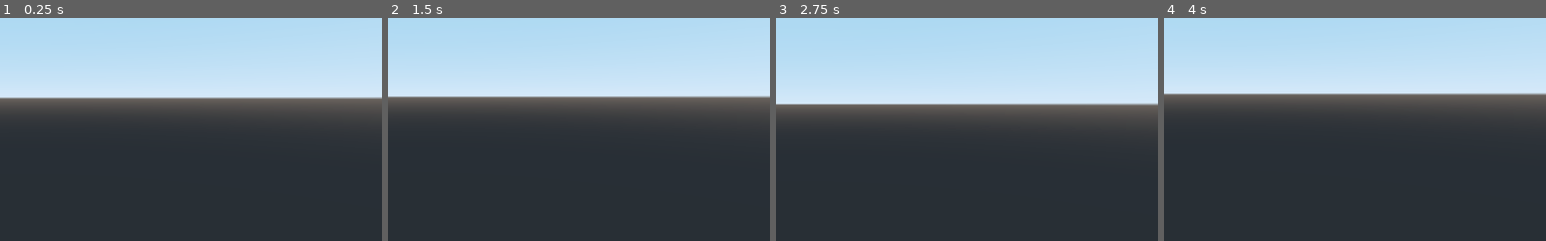
Above: before the commit, frames 1-4 (left to right).
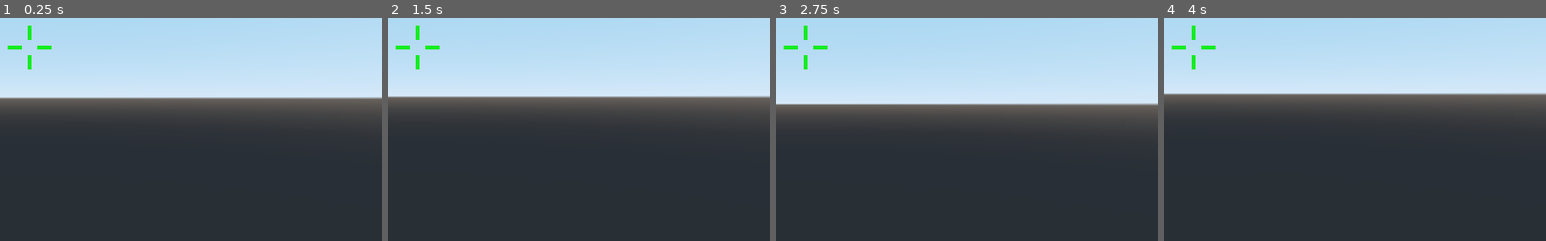
Above: after the commit, the same moments.

Repository: Joakimt04/Mannen-Offensive
Game: Godot game, scene res://World.tscn
Same seed, same stepped clock (60 frames per second), same inputs: the game is played once before the commit and once after it.
Inputs (mouse positions are % of the whole screen's width and height, from its top left):
- Up to frame 1 (0.25 s): no input
- Up to frame 2 (1.5 s): move the mouse to (55, 50) at 0.52 s; hold W (move_forward) from 0.53 s (still down); tap Space (jump) at 0.77 s; move the mouse to (45, 50) at 1.27 s
- Up to frame 3 (2.75 s): keep holding W (move_forward); tap Space (jump) at 1.52 s; tap Enter at 2 s; move the mouse to (52, 48) at 2.02 s
- Up to frame 4 (4 s): keep holding W (move_forward); tap Space (jump) at 2.75, 3.02, 3.77 s; move the mouse to (49, 52) at 2.77 s; tap Enter at 3.5 s; move the mouse to (57, 51) at 3.52 s
The pictures show only the part of the screen within x 46-96%, y 43-93%; the shares and areas given below are measured in that part.

The runs differ from the first frame. In frame 1, 0.3% of the frame differs, in the area x 2-14%, y 3-24%; in frame 2, 0.3%; in frame 3, 0.3%; in frame 4, 0.3%.

Commit message:
Began with the settings menu

Diff:
--- a/Player.tscn
+++ b/Player.tscn
@@ -25,3 +25,61 @@
 
 [node name="Camera" type="Camera" parent="Head"]
 transform = Transform( 1, 0, 0, 0, 0.987688, -0.156434, 0, 0.156434, 0.987688, 0, 0.93614, -0.0466088 )
+
+[node name="CanvasLayer" type="CanvasLayer" parent="Head/Camera"]
+
+[node name="ColorRect" type="ColorRect" parent="Head/Camera/CanvasLayer"]
+anchor_left = 0.5
+anchor_top = 0.5
+anchor_right = 0.5
+anchor_bottom = 0.5
+margin_left = -30.0
+margin_top = -2.5
+margin_right = -9.99997
+margin_bottom = 2.5
+color = Color( 0.0745098, 0.929412, 0.12549, 1 )
+__meta__ = {
+"_edit_use_anchors_": false
+}
+
+[node name="ColorRect2" type="ColorRect" parent="Head/Camera/CanvasLayer"]
+anchor_left = 0.5
+anchor_top = 0.5
+anchor_right = 0.5
+anchor_bottom = 0.5
+margin_left = 10.0
+margin_top = -2.5
+margin_right = 30.0
+margin_bottom = 2.5
+color = Color( 0.0745098, 0.929412, 0.12549, 1 )
+__meta__ = {
+"_edit_use_anchors_": false
+}
+
+[node name="ColorRect3" type="ColorRect" parent="Head/Camera/CanvasLayer"]
+anchor_left = 0.5
+anchor_top = 0.5
+anchor_right = 0.5
+anchor_bottom = 0.5
+margin_left = -2.49997
+margin_top = 10.0
+margin_right = 2.5
+margin_bottom = 30.0
+color = Color( 0.0745098, 0.929412, 0.12549, 1 )
+__meta__ = {
+"_edit_use_anchors_": false
+}
+
+[node name="ColorRect4" type="ColorRect" parent="Head/Camera/CanvasLayer"]
+anchor_left = 0.5
+anchor_top = 0.5
+anchor_right = 0.5
+anchor_bottom = 0.5
+margin_left = -2.49997
+margin_top = -30.0
+margin_right = 2.5
+margin_bottom = -10.0
+color = Color( 0.0745098, 0.929412, 0.12549, 1 )
+__meta__ = {
+"_edit_use_anchors_": false
+}
--- /dev/null
+++ b/Scripts/GlobalSettings.gd
@@ -0,0 +1,5 @@
+extends Node
+
+var mouse_sensitivity = 0.1
+var music_enabled : bool
+var music_volume : float
--- /dev/null
+++ b/SettingsMenu.tscn
@@ -0,0 +1,77 @@
+[gd_scene format=2]
+
+[node name="SettingsMenu" type="Control"]
+margin_right = 40.0
+margin_bottom = 40.0
+__meta__ = {
+"_edit_use_anchors_": false
+}
+
+[node name="Background" type="ColorRect" parent="."]
+anchor_left = 0.0237503
+anchor_right = 0.0237488
+margin_left = -0.950012
+margin_top = 0.950012
+margin_right = 1023.05
+margin_bottom = 600.95
+color = Color( 0.505882, 0.505882, 0.505882, 1 )
+__meta__ = {
+"_edit_use_anchors_": false
+}
+
+[node name="TabContainer" type="TabContainer" parent="."]
+margin_left = 0.650024
+margin_top = 1.20001
+margin_right = 504.65
+margin_bottom = 61.2
+__meta__ = {
+"_edit_use_anchors_": false
+}
+
+[node name="Video" type="Tabs" parent="TabContainer"]
+anchor_right = 1.0
+anchor_bottom = 1.0
+margin_left = 4.0
+margin_top = 32.0
+margin_right = -4.0
+margin_bottom = -4.0
+
+[node name="MarginContainer" type="MarginContainer" parent="TabContainer/Video"]
+margin_top = 39.0
+margin_right = 993.0
+margin_bottom = 515.0
+__meta__ = {
+"_edit_use_anchors_": false
+}
+
+[node name="GridContainer" type="GridContainer" parent="TabContainer/Video/MarginContainer"]
+margin_right = 993.0
+margin_bottom = 476.0
+
+[node name="Display mode" type="Label" parent="TabContainer/Video/MarginContainer/GridContainer"]
+margin_right = 96.0
+margin_bottom = 14.0
+text = "Display mode"
+percent_visible = -0.0909091
+
+[node name="OptionButton" type="OptionButton" parent="TabContainer/Video/MarginContainer/GridContainer"]
+margin_top = 18.0
+margin_right = 96.0
+margin_bottom = 38.0
+text = "Windowed"
+
+[node name="Audio" type="Tabs" parent="TabContainer"]
+anchor_right = 1.0
+anchor_bottom = 1.0
+margin_left = 4.0
+margin_top = 32.0
+margin_right = -87.0
+margin_bottom = -4.0
+
+[node name="Game settings" type="Tabs" parent="TabContainer"]
+anchor_right = 1.0
+anchor_bottom = 1.0
+margin_left = 4.0
+margin_top = 32.0
+margin_right = -87.0
+margin_bottom = -4.0
--- a/project.godot
+++ b/project.godot
@@ -18,6 +18,10 @@
 config/name="Mannen Offensive"
 run/main_scene="res://World.tscn"
 config/icon="res://icon.png"
+
+[autoload]
+
+GlobalSettings="*res://Scripts/GlobalSettings.gd"
 
 [input]
 
